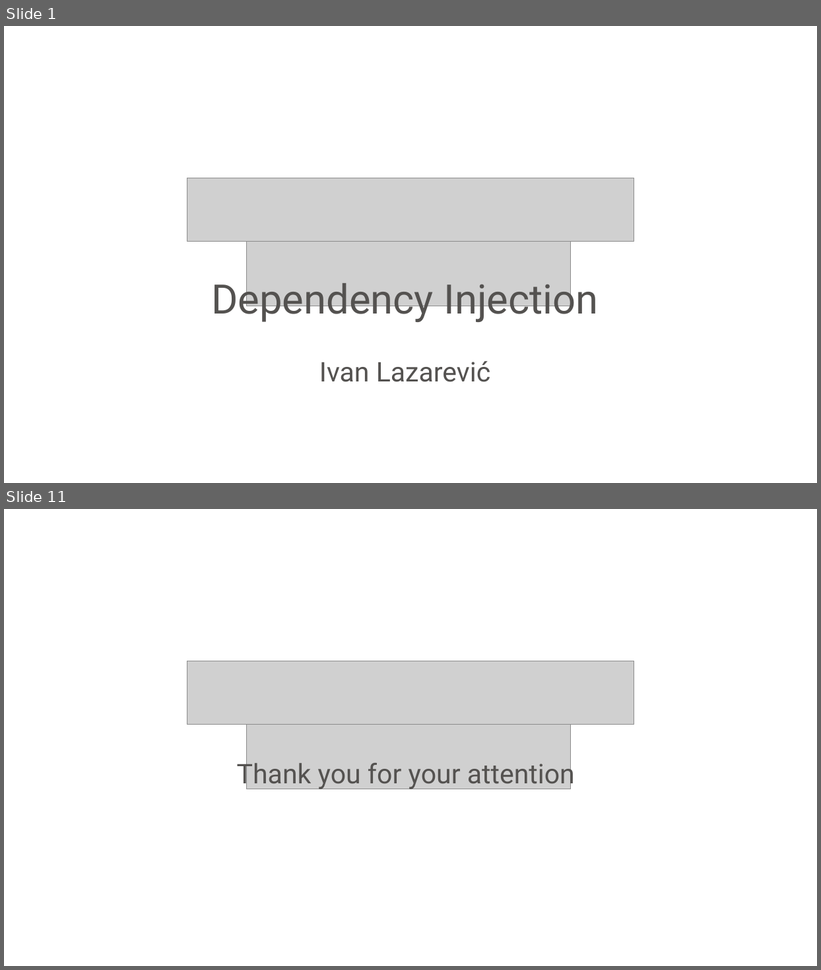
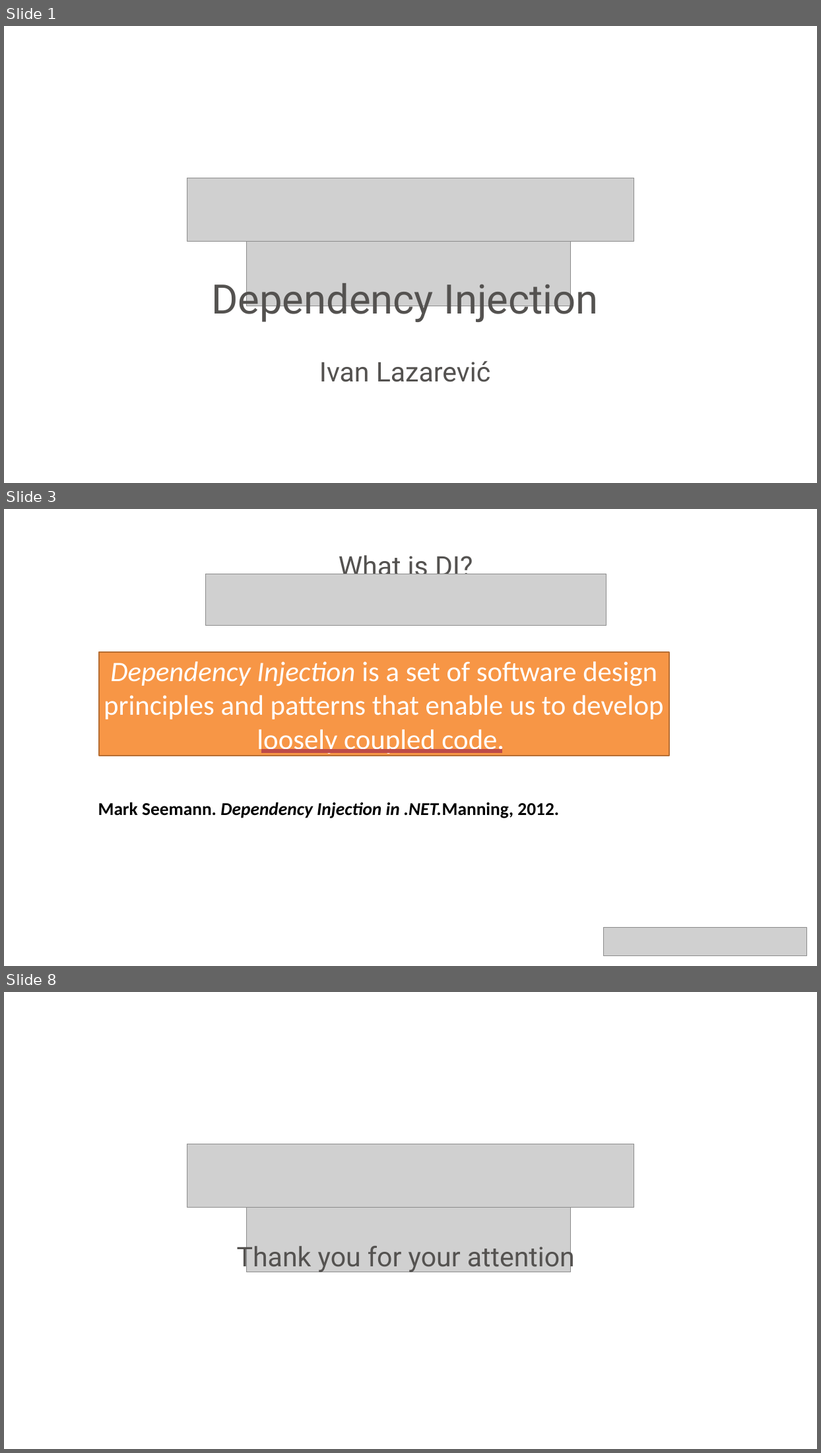
Before and after one commit to neman/DI-Course, a slide deck: DI Course.pptx. Shown one above the other, each under a label of ours: slides 1 and 11 before the commit, slides 1, 3 and 8 after it; the slides between them are not shown. The pictures are 821x970 and 821x1453 pixels, drawn with LibreOffice and Linux fonts; fonts in the diff are those of the drawing; grey boxes stand for pictures; background and template pictures are left out. Boxes give left, top, right and bottom in pixels: in the first picture for what was removed or moved away, otherwise in the second. Text is boxed around its words. In the diff, an @@ line names an element or a change of style, - is before the commit and + after.

```diff
--- a/DI Course.pptx
+++ b/DI Course.pptx
@@ slide 3 added at box(4, 509, 817, 966), background picture (left out) @@
@@ text added at box(339, 555, 473, 583), 48 pt, text #545250 @@
+What is DI?
@@ picture added at box(206, 574, 607, 626) @@
@@ rectangle added at box(99, 652, 669, 756), fill #F79646, outline #B76F34 2 pt, 50 pt, text #FFFFFF @@
+Dependency Injection is a set of software design principles and patterns that enable us to develop loosely coupled code.
@@ line added from (262, 751) to (502, 751), #BF4C48 6 pt @@
@@ text added at box(98, 802, 559, 819), 32 pt, text #000000, bold, italic @@
+Mark Seemann. Dependency Injection in .NET.Manning, 2012.
@@ picture added at box(604, 927, 807, 956) @@
@@ what was slide 11 is now slide 8 @@
```
Also in this commit, not shown: 1 slide changed, 4 other slides added, 8 slides removed, 1 other file.
